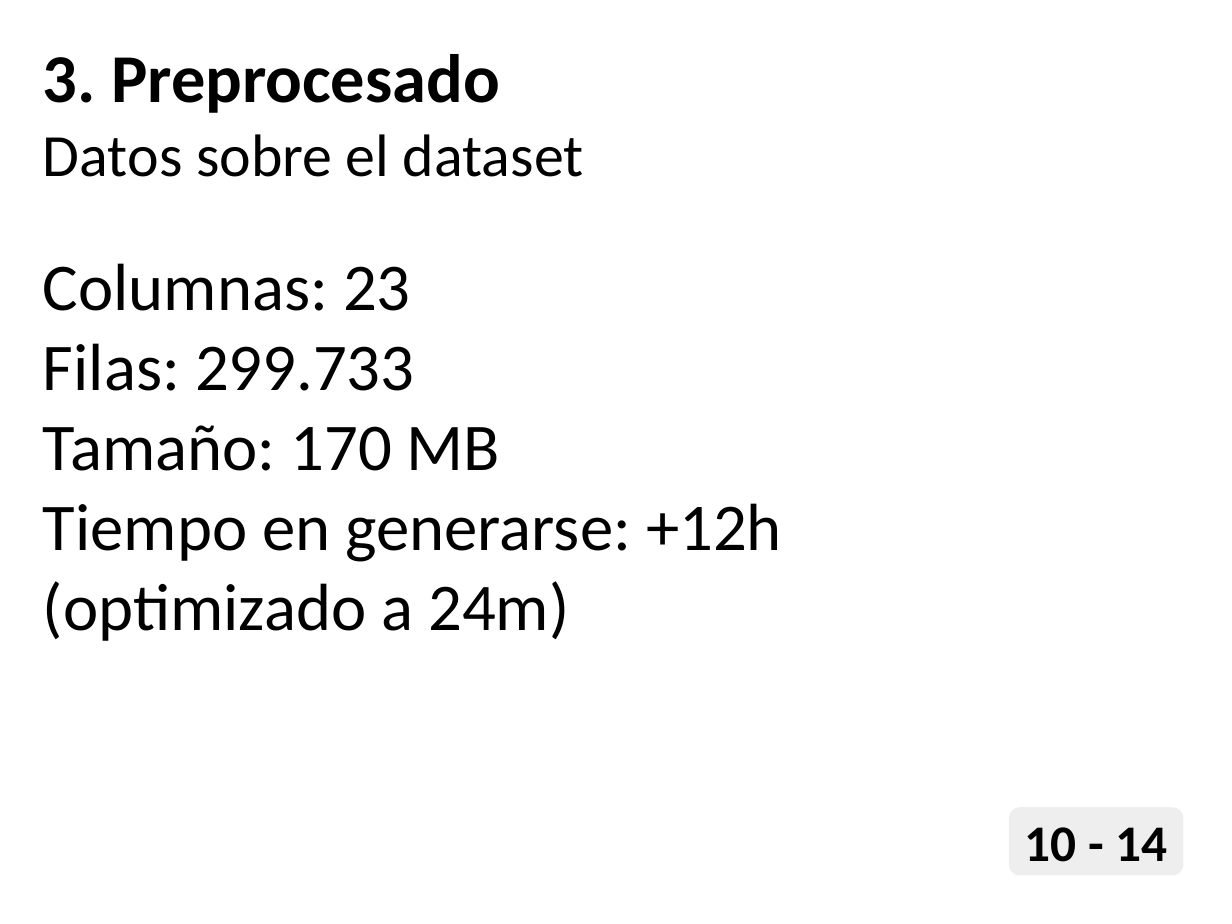
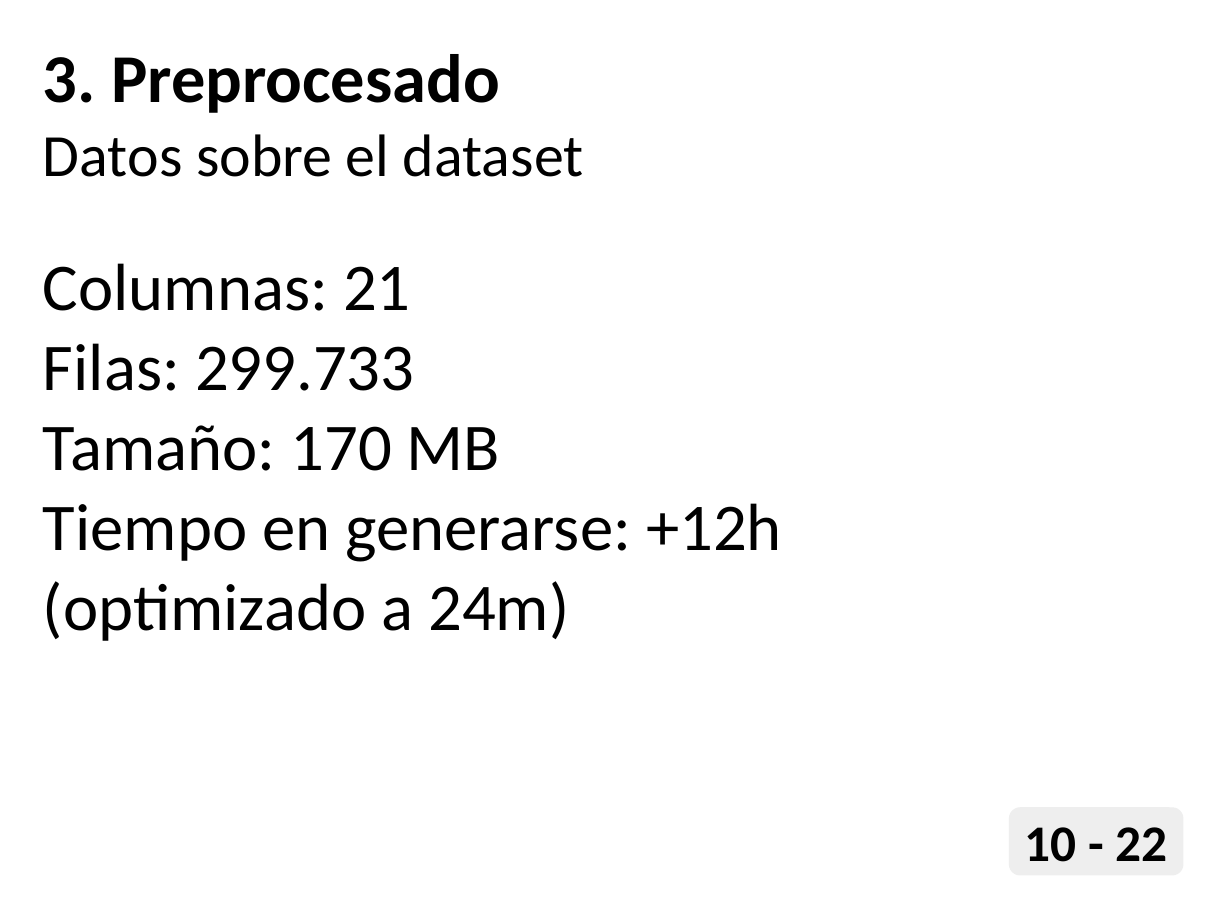
Before and after one commit to joszamama/linux-distros-analysis, a slide deck: slide 15 of docs/DAS - Presentación.pptx. Drawn at 1232x924 pixels with LibreOffice and Linux fonts; fonts in the diff are those of the drawing. Boxes give left, top, right and bottom in pixels: in the first picture for what was removed or moved away, otherwise in the second. Text is boxed around its words. In the diff, an @@ line names an element or a change of style, - is before the commit and + after.

```diff
--- a/docs/DAS - Presentación.pptx
+++ b/docs/DAS - Presentación.pptx
@@ text at <box>43,263,411,311</box>: text changed @@
-Columnas: 23
+Columnas: 21
@@ text in rounded rectangle at <box>1025,827,1167,862</box>: text changed @@
-10 - 14
+10 - 22
```
Also in this commit, not shown: 13 other slides changed, 8 slides added, 3 slides removed, 1 other file.
